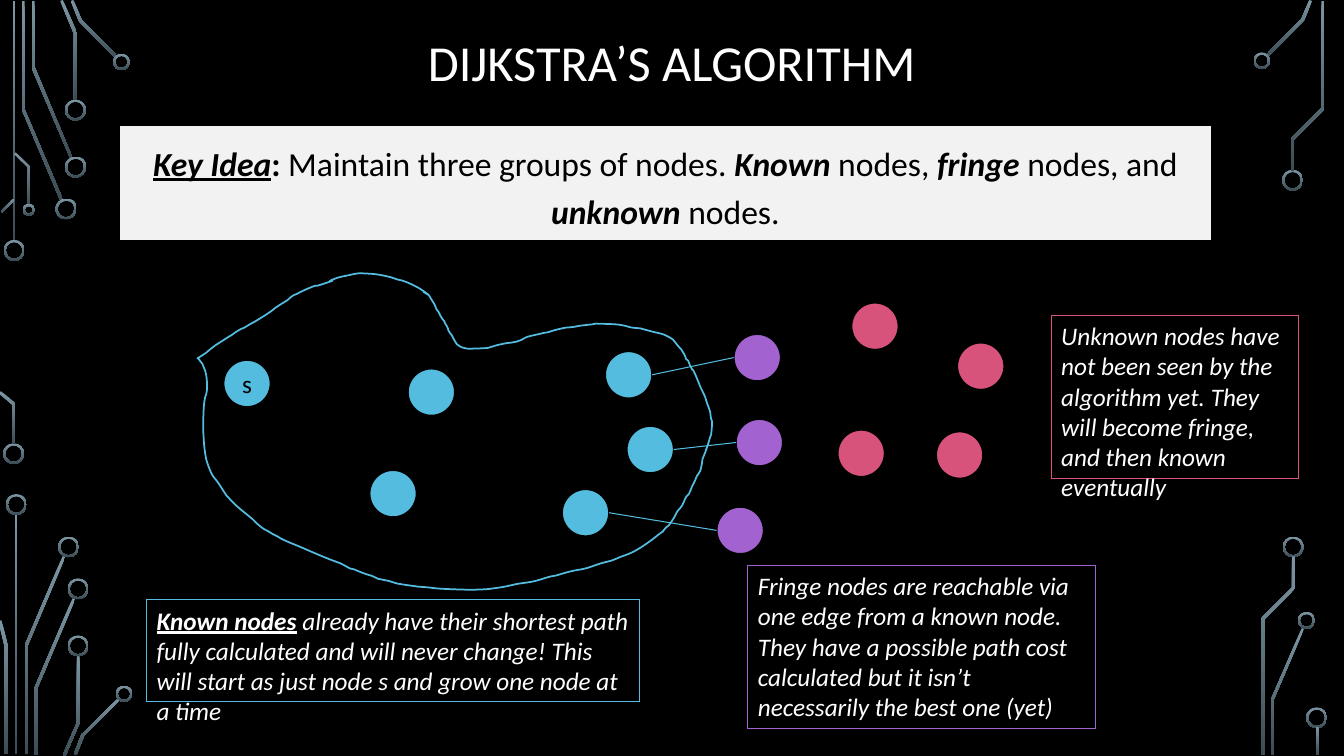
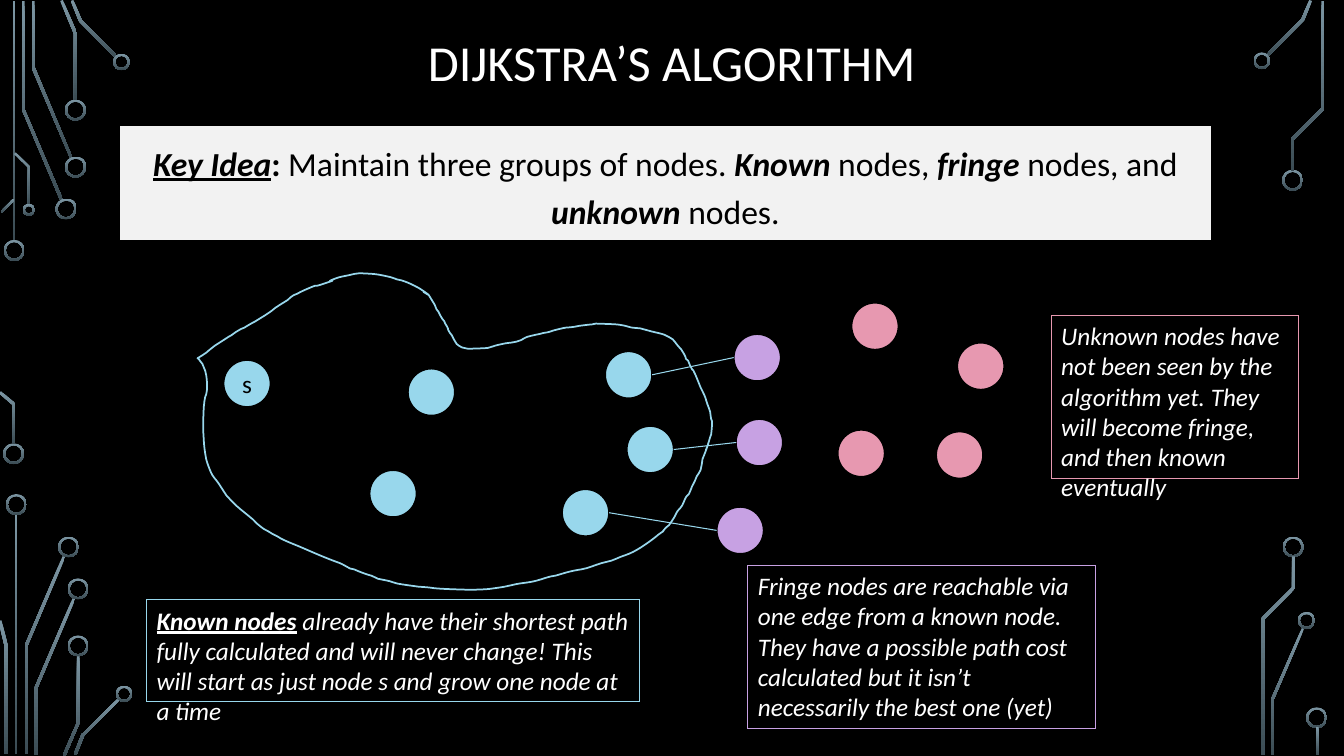
Before and after one commit to markfloryan/dsa2, a slide deck: slide 11 of slides/03-2-DijkstraAndPrim.pptx (slide 5 before the commit). Drawn at 1344x756 pixels with LibreOffice and Linux fonts; fonts in the diff are those of the drawing; background and template pictures are left out. Boxes give left, top, right and bottom in pixels: in the first picture for what was removed or moved away, otherwise in the second. Text is boxed around its words. In the diff, an @@ line names an element or a change of style, - is before the commit and + after.

```diff
--- a/slides/03-2-DijkstraAndPrim.pptx
+++ b/slides/03-2-DijkstraAndPrim.pptx
@@ freeform shape at box(198, 273, 712, 590): outline #54BCDF 1.25 pt to #98D7EC 1.25 pt @@
@@ rectangle "Unknown nodes have not been ..." at box(1052, 316, 1299, 479): outline #D7537B 0.75 pt to #E798B0 0.75 pt @@
@@ line (652, 375) - (734, 358): stroke #54BCDF 0.75 pt to #98D7EC 0.75 pt @@
@@ fill #D7537B to #E798B0 in 4 elements at box(852, 302, 899, 350), box(838, 430, 885, 477), box(937, 432, 984, 479), box(958, 343, 1005, 390) @@
@@ line (674, 450) - (736, 443): stroke #54BCDF 0.75 pt to #98D7EC 0.75 pt @@
@@ fill #54BCDF to #98D7EC in 6 elements at box(224, 360, 271, 407), box(605, 351, 652, 398), box(627, 426, 675, 474), box(563, 489, 610, 536), box(408, 369, 456, 416), box(370, 470, 417, 517) @@
@@ fill #A262D0 to #C7A1E3 in 3 elements at box(734, 334, 781, 381), box(736, 419, 783, 467), box(717, 507, 764, 555) @@
@@ line (609, 513) - (717, 530): stroke #54BCDF 0.75 pt to #98D7EC 0.75 pt @@
@@ rectangle "Fringe nodes are reachable via ..." at box(748, 566, 1096, 729): outline #A262D0 0.75 pt to #C7A1E3 0.75 pt @@
@@ rectangle "Known nodes already have their ..." at box(146, 600, 639, 702): outline #54BCDF 0.75 pt to #98D7EC 0.75 pt @@
```
Also in this commit, not shown: 7 other slides changed, 12 slides added, 1 other file.
